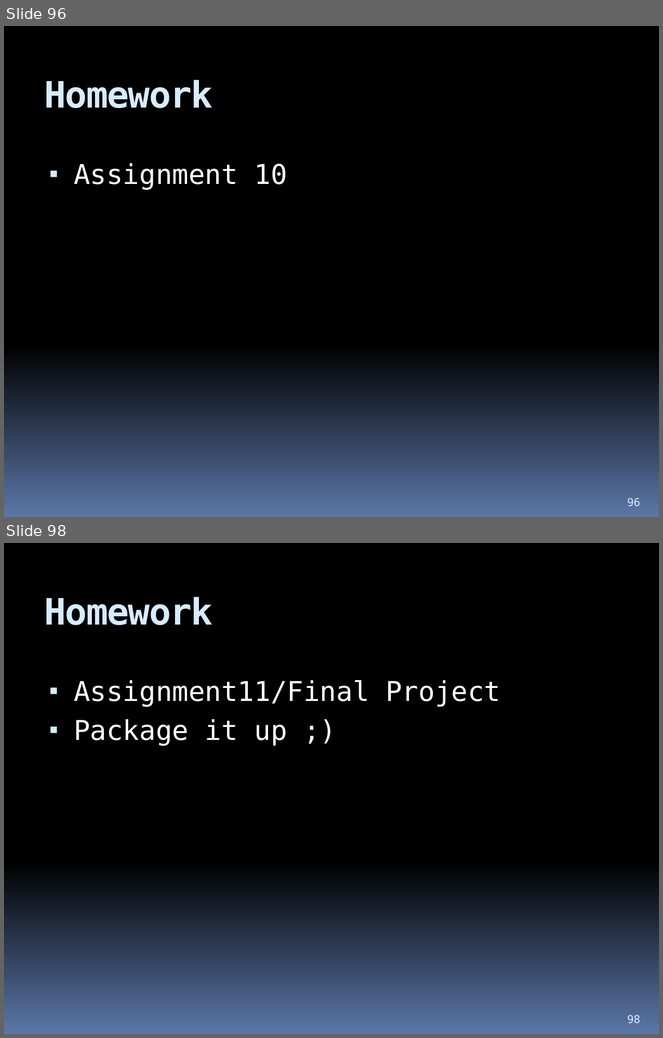
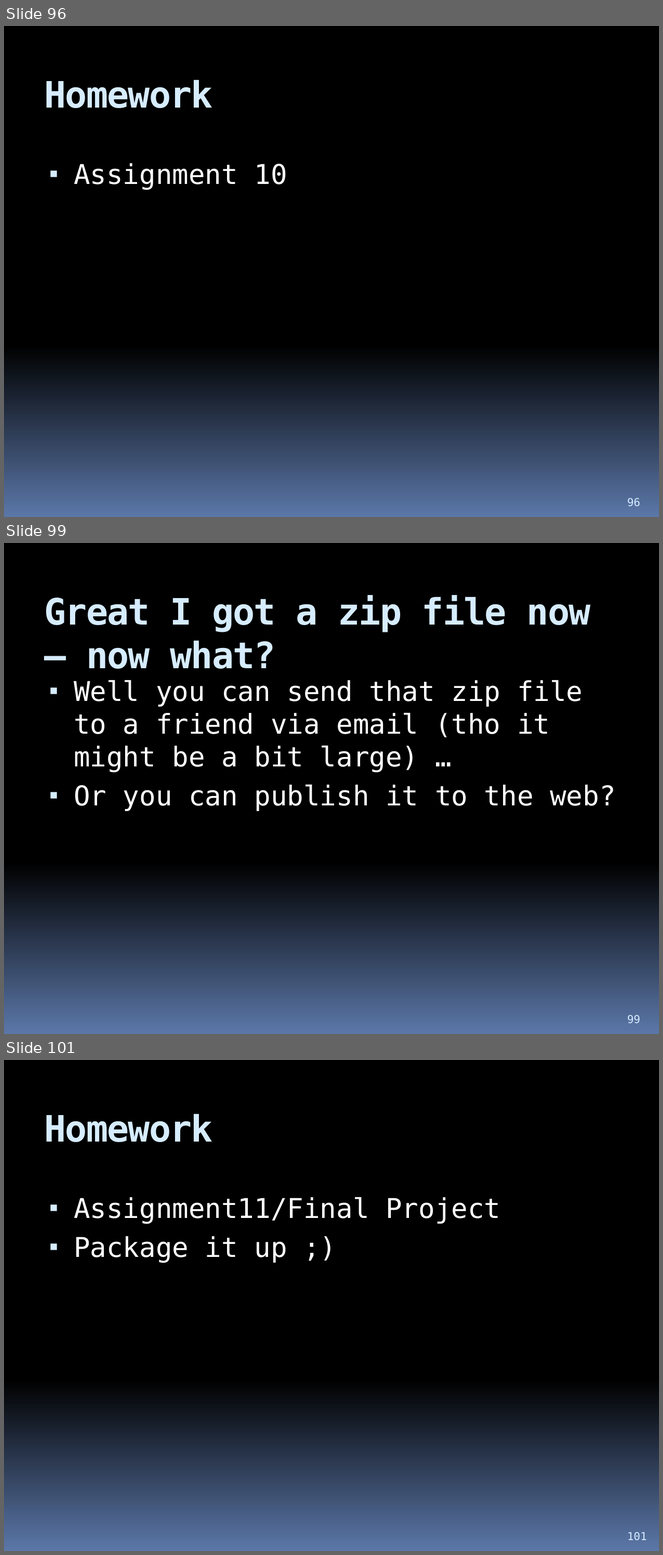
Before and after one commit to hchan/comp2613, a slide deck: coursePresentation.pptx. Shown one above the other, each under a label of ours: slides 96 and 98 before the commit, slides 96, 99 and 101 after it; the slides between them are not shown. The pictures are 663x1038 and 663x1555 pixels, drawn with LibreOffice and Linux fonts; fonts in the diff are those of the drawing. Boxes give left, top, right and bottom in pixels: in the first picture for what was removed or moved away, otherwise in the second. Text is boxed around its words. In the diff, an @@ line names an element or a change of style, - is before the commit and + after.

```diff
--- a/coursePresentation.pptx
+++ b/coursePresentation.pptx
@@ slide 99 added at (x1=4, y1=543, x2=659, y2=1034), background gradient #000000 to #5B77A8 @@
@@ title added at (x1=44, y1=595, x2=591, y2=669), 40 pt, text #D6ECFF, bold @@
+Great I got a zip file now – now what?
@@ text added at (x1=74, y1=680, x2=616, y2=811), 30 pt, text #FFFFFF @@
+▪ Well you can send that zip file to a friend via email (tho it might be a bit large) …
+▪ Or you can publish it to the web?
@@ page number added at (x1=627, y1=1015, x2=640, y2=1023), 12 pt, text #D6ECFF @@
+99
@@ what was slide 98 is now slide 101 @@
@@ page number at (x1=627, y1=1532, x2=647, y2=1540): text changed @@
-98
+101
```
Also in this commit, not shown: 1 slide changed, 2 other slides added, 1 other file.
